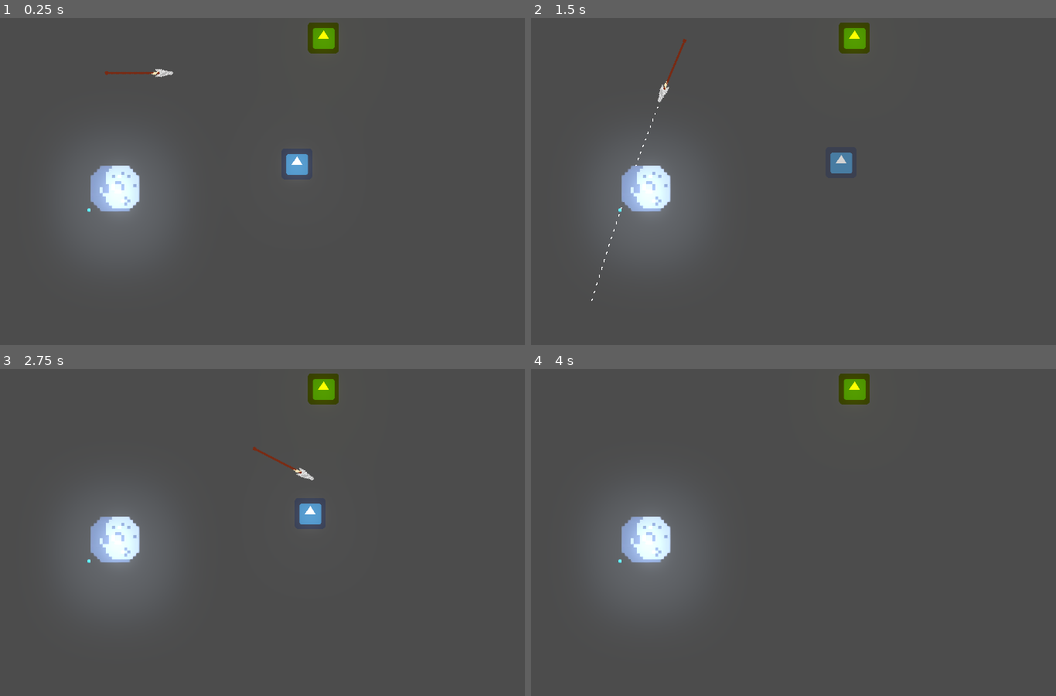
Above: before the commit, frames 1-4 (two rows, left to right).
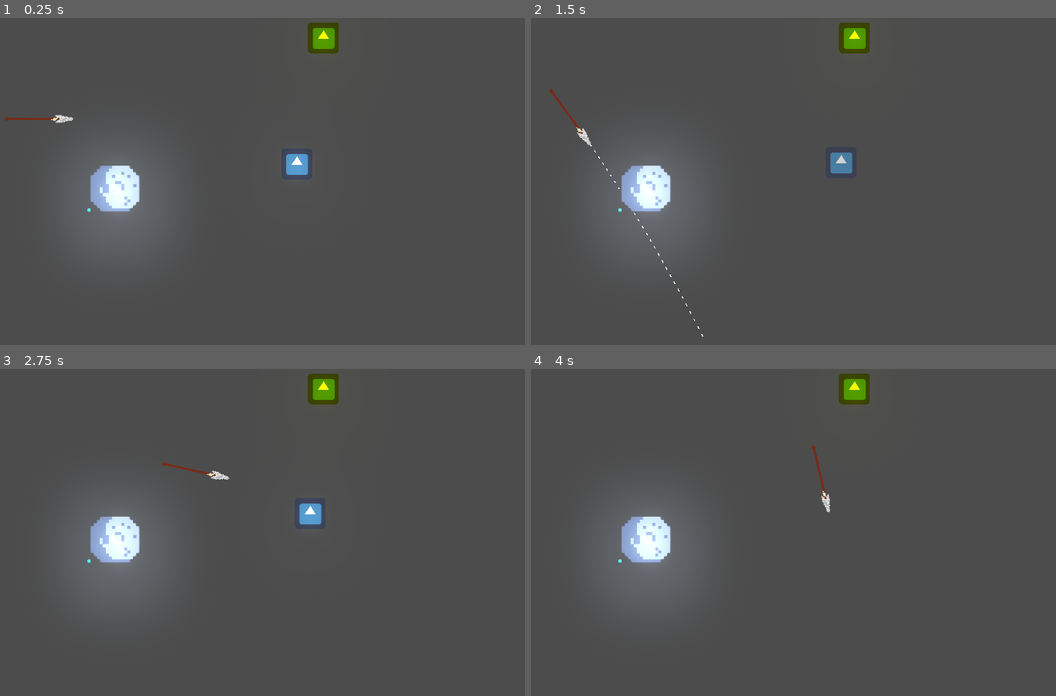
Above: after the commit, the same moments.

Repository: gjpp-go-dot/naia-game
Game: Godot game, scene res://scenes/Workspace.tscn
The game is run twice, just before and just after one commit, with the same random seed, the same clock (stepped at 60 frames per second) and the same inputs. This scene is started directly instead of the project's main scene. The engine's default icon, where the game draws it, is replaced by a stand-in: a white triangle on a blue panel in a dark square.
Inputs (mouse positions are in pixels of both pictures, inside the frame that each line leads up to):
- Up to frame 1 (0.25 s): no input
- Up to frame 2 (1.5 s): tap Enter (ui_accept) at 0.5, 0.77 s; move the mouse to (882, 152) at 0.52 s; hold Right (ui_right) from 0.53 s (still down); tap Space (attack_melee) at 0.6 s; move the mouse to (625, 188) at 1.27 s; right-click (625, 188) at 1.35 s
- Up to frame 3 (2.75 s): tap Enter (ui_accept) at 1.52, 2 s; move the mouse to (278, 444) at 2.02 s; release Right (ui_right) at 2.03 s; hold Left (ui_left) from 2.03 s (still down); click (278, 444) at 2.1 s
- Up to frame 4 (4 s): move the mouse to (714, 591) at 2.77 s; release Left (ui_left) at 2.78 s; hold Right (ui_right) from 2.78 s (still down); tap Space (attack_melee) at 2.85 s; tap Enter (ui_accept) at 3.02, 3.77 s; move the mouse to (930, 575) at 3.52 s; right-click (930, 575) at 3.6 s

The runs differ from the first frame. In frame 1, 0.3% of the frame differs, in the area x 0-33%, y 15-33%; in frame 2, 0.3%, in the area x 3-33%, y 6-98%; in frame 3, 0.3%; in frame 4, 0.1%.

Commit message:
Modificando velocidade em lançamento

Diff:
--- a/scenes/Workspace.tscn
+++ b/scenes/Workspace.tscn
@@ -22,7 +22,7 @@
 position = Vector2( 808, 345 )
 
 [node name="ThowObject" parent="." instance=ExtResource( 2 )]
-position = Vector2( 485, 156 )
+position = Vector2( 278, 251 )
 throwObjectScene = ExtResource( 3 )
 
 [node name="AttackWithObject" parent="." instance=ExtResource( 6 )]
--- a/src/traits/ThrowObject.gd
+++ b/src/traits/ThrowObject.gd
@@ -4,7 +4,7 @@
 
 var throwObject = null
 var aiming = false
-var throwSpeed = 65
+var throwSpeed = 70
 
 func _ready():
 	assert(throwObjectScene != null)
